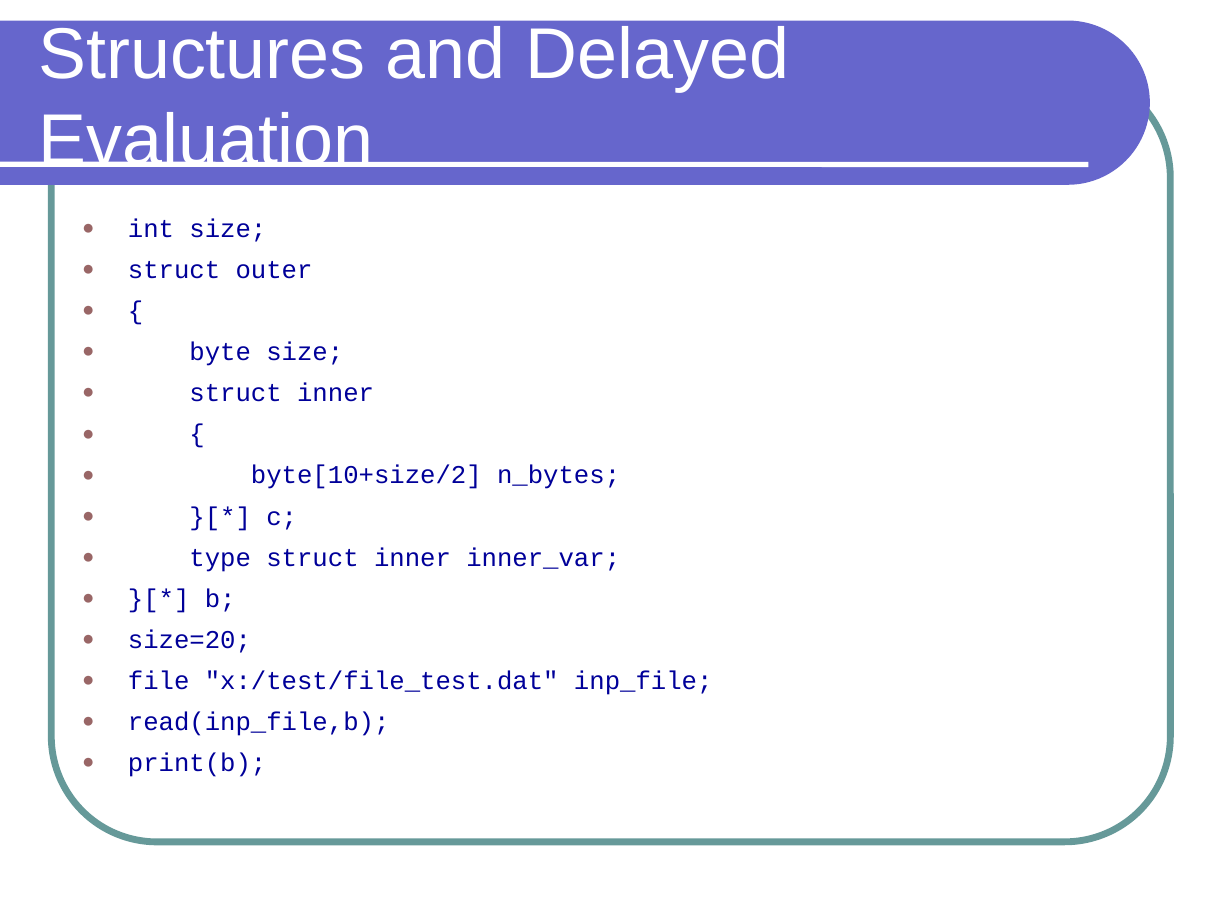
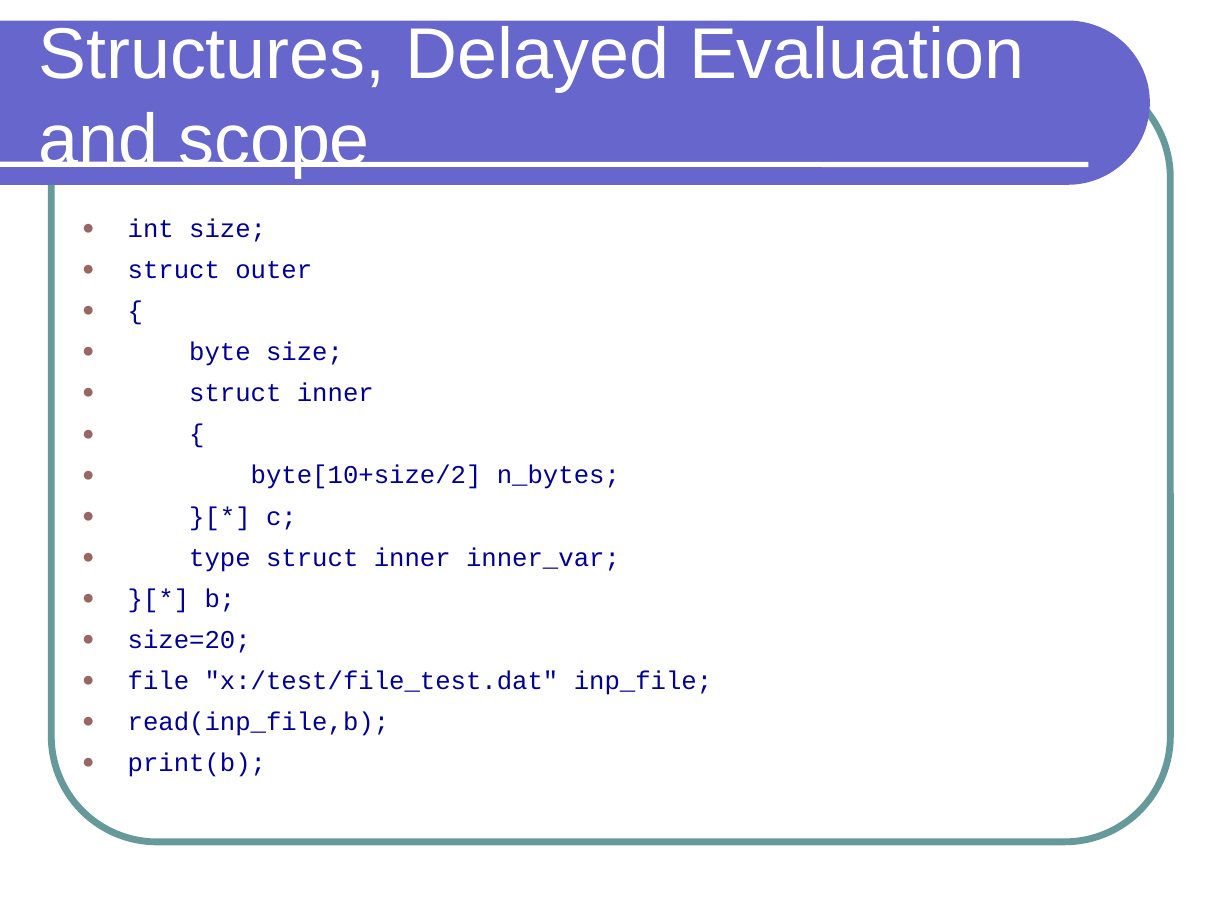
Before and after one commit to preethinarayan/plt-bdpl, a slide deck: slide 10 of bdpl/doc/Presentation/BDPL.ppt. Drawn at 1232x924 pixels with LibreOffice and Linux fonts; fonts in the diff are those of the drawing. Boxes give left, top, right and bottom in pixels: in the first picture for what was removed or moved away, otherwise in the second. Text is boxed around its words. In the diff, an @@ line names an element or a change of style, - is before the commit and + after.

```diff
--- a/bdpl/doc/Presentation/BDPL.ppt
+++ b/bdpl/doc/Presentation/BDPL.ppt
@@ title at (38, 26, 1024, 177): text changed @@
-Structures and Delayed Evaluation
+Structures, Delayed Evaluation and scope
```
Also in this commit, not shown: 1 other slide changed.
